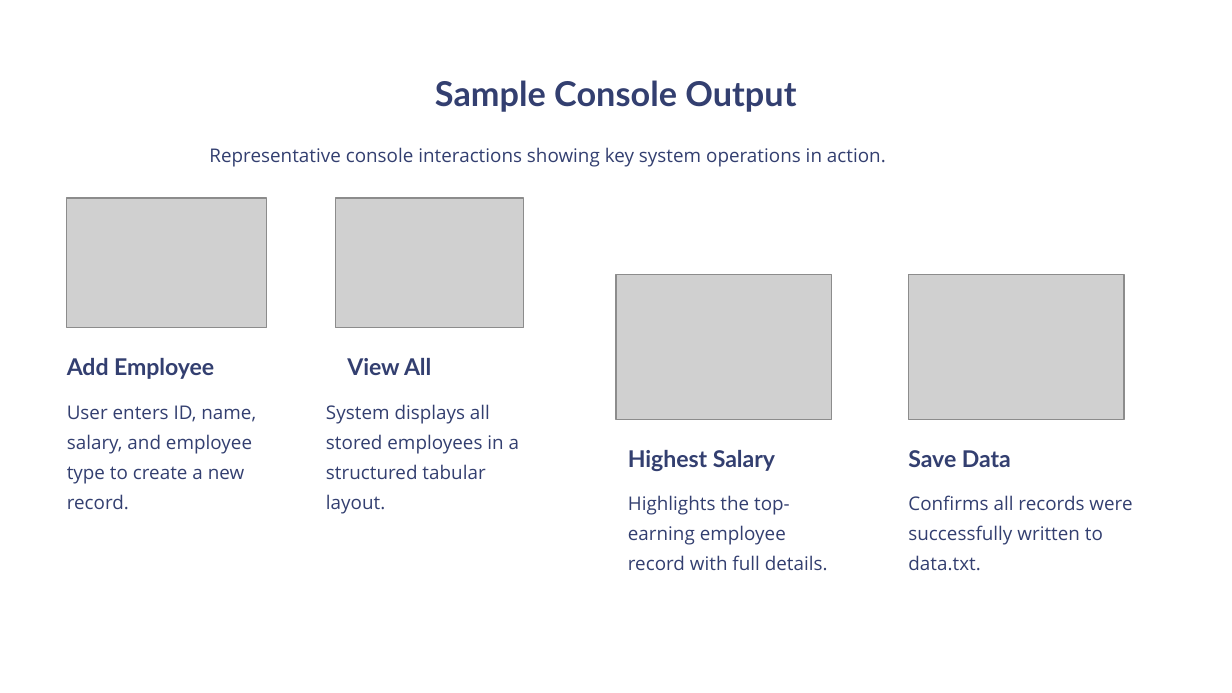
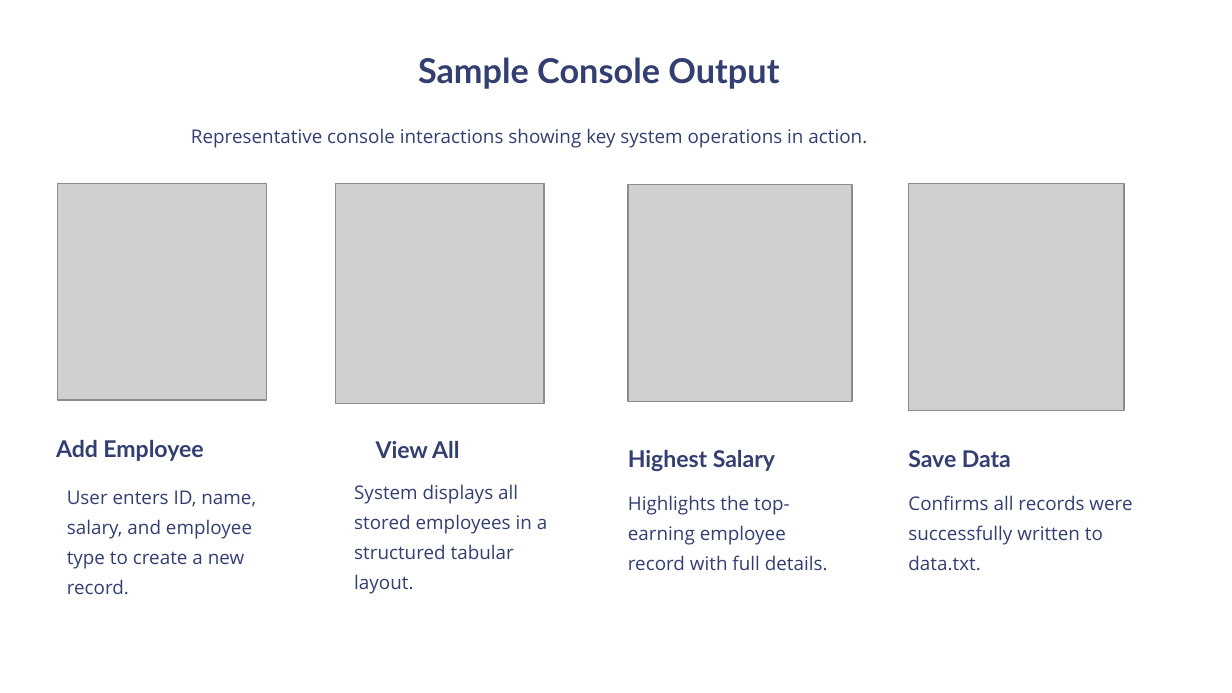
Before and after one commit to daarani24/Employee_Record_Management_System, a slide deck: slide 9 of Employee-Record-Management-System (1).pptx (slide 8 before the commit). Drawn at 1232x693 pixels with LibreOffice and Linux fonts; fonts in the diff are those of the drawing; grey boxes stand for pictures; background and template pictures are left out. Boxes give left, top, right and bottom in pixels: in the first picture for what was removed or moved away, otherwise in the second. Text is boxed around its words. In the diff, an @@ line names an element or a change of style, - is before the commit and + after.

Commit message:
edited ppt

```diff
--- a/Employee-Record-Management-System (1).pptx
+++ b/Employee-Record-Management-System (1).pptx
@@ text "Sample Console Output": place and size @@
-text "Sample Console Output" at [435, 80, 796, 112]
+text "Sample Console Output" at [418, 57, 779, 89]
@@ text "Representative console interactions showing key ...": place and size @@
-text "Representative console interactions showing key ..." at [209, 147, 886, 167]
+text "Representative console interactions showing key ..." at [191, 128, 867, 148]
@@ picture: place and size @@
-picture at [67, 198, 266, 328]
+picture at [58, 184, 266, 400]
@@ picture: place and size @@
-picture at [335, 198, 524, 328]
+picture at [335, 184, 543, 404]
@@ picture: place and size @@
-picture at [616, 275, 832, 419]
+picture at [628, 185, 853, 402]
@@ picture: place and size @@
-picture at [908, 275, 1124, 419]
+picture at [908, 184, 1124, 411]
@@ text "Add Employee": place and size @@
-text "Add Employee" at [67, 358, 214, 379]
+text "Add Employee" at [56, 440, 203, 461]
@@ text "View All": place and size @@
-text "View All" at [347, 358, 431, 375]
+text "View All" at [376, 441, 459, 458]
@@ text "User enters ID, name, salary, ...": place and size @@
-text "User enters ID, name, salary, ..." at [67, 405, 256, 509]
+text "User enters ID, name, salary, ..." at [67, 490, 256, 594]
@@ text "System displays all stored employees ...": place and size @@
-text "System displays all stored employees ..." at [326, 404, 519, 514]
+text "System displays all stored employees ..." at [354, 484, 547, 594]
```
Also in this commit, not shown: 1 other slide changed, 2 slides added.
